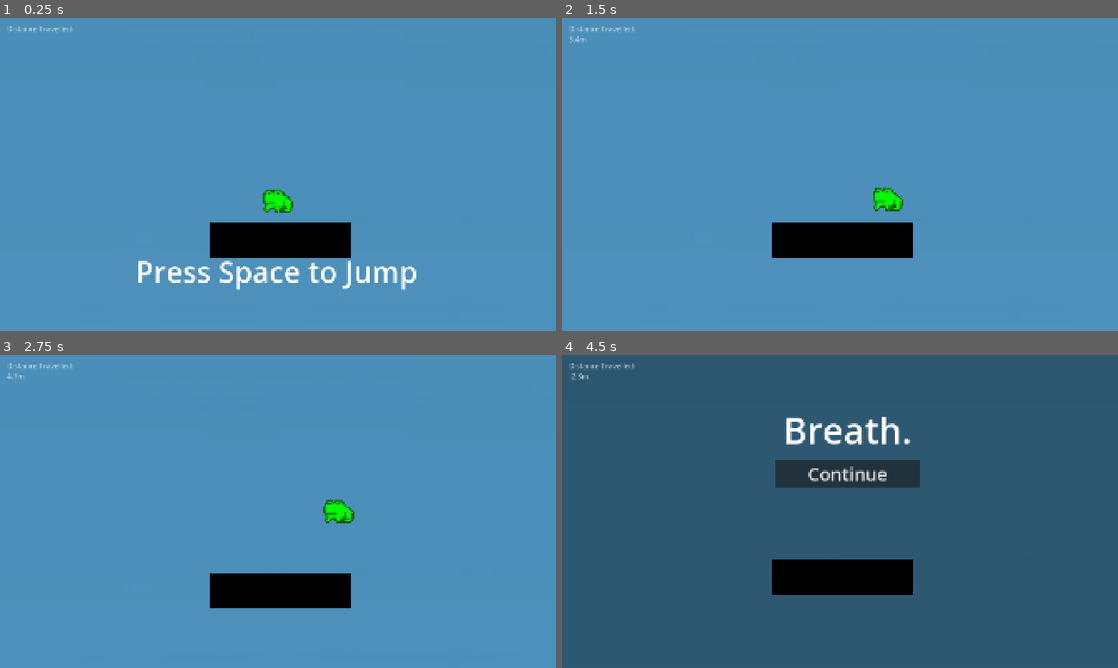
Above: before the commit, frames 1-4 (two rows, left to right).
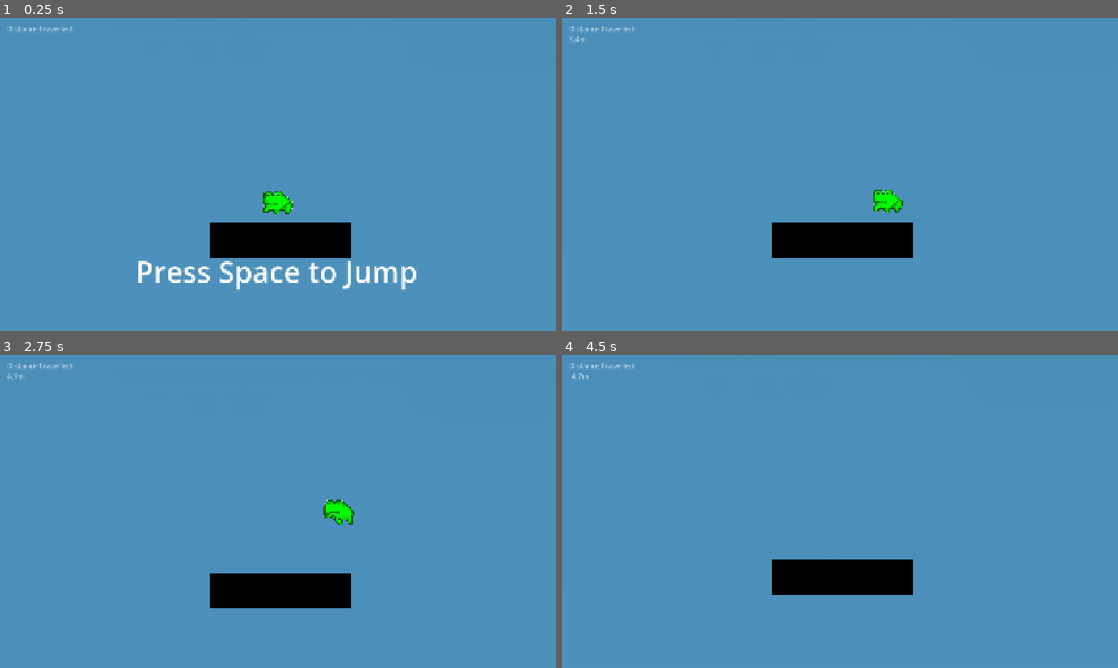
Above: after the commit, the same moments.

Repository: Darr3n2GG/FrogQuest_HAVEN2026
Game: Godot game, scene res://scenes/main.tscn
The game is run twice, just before and just after one commit, with the same random seed, the same clock (stepped at 60 frames per second) and the same inputs.
Inputs:
- Up to frame 1 (0.25 s): no input
- Up to frame 2 (1.5 s): tap Space (Jump) at 0.5, 0.77 s; hold Right (Right) 0.53-1.28 s; hold Left (Left) from 1.28 s (still down)
- Up to frame 3 (2.75 s): tap Space (Jump) at 1.52 s; release Left (Left) at 2.03 s; hold Right (Right) from 2.03 s (still down)
- Up to frame 4 (4.5 s): tap Space (Jump) at 3.02, 3.77 s; release Right (Right) at 3.53 s; hold Left (Left) 3.53-4.25 s; tap Escape (Pause) at 4.15 s; click "Continue" at 4.25 s

The runs differ from the first frame. In frame 1, 0.2% of the frame differs, in the area x 47-53%, y 54-63%; in frame 2, 0.2%; in frame 3, 0.2%; in frame 4, 97%, in the area x 0-100%, y 0-100%.
Error before the commit: Parse Error: Expected indented block after function declaration. (res://scenes/frog_animation.gd:5)

Commit message:
Added player animation
+ animation for frog
+ fixed a bug where the resume button fails

Diff:
--- a/game/player/player.gd
+++ b/game/player/player.gd
@@ -44,6 +44,7 @@
 	if height < -10:
 		Global.gameOver = true
 
+	$Frog.update_animation(hasMoved, velocity.y)
 
 
 # when frog touches trampoline
--- a/scenes/frog_animation.gd
+++ b/scenes/frog_animation.gd
@@ -2,4 +2,11 @@
 
 
 # Called when the node enters the scene tree for the first time.
-func update_animation():
+func update_animation(has_moved: bool, velocity_y: float):
+	if !has_moved:
+		play("idle")
+	else:
+		if velocity_y < 0:
+			play("jump")
+		else:
+			play("fall")
--- a/scenes/game.tscn
+++ b/scenes/game.tscn
@@ -245,9 +245,10 @@
 script = ExtResource("2_lnu2h")
 
 [node name="Frog" type="AnimatedSprite2D" parent="Player" unique_id=1354761625]
+texture_filter = 1
 sprite_frames = SubResource("SpriteFrames_codqq")
-animation = &"idle"
-frame_progress = 0.63366044
+animation = &"jump"
+frame_progress = 0.11578827
 script = ExtResource("7_0tnpc")
 
 [node name="CollisionShape2D" type="CollisionShape2D" parent="Player" unique_id=1183787741]
--- a/scenes/main.tscn
+++ b/scenes/main.tscn
@@ -12,6 +12,13 @@
 default_font = SubResource("SystemFont_tbgi4")
 default_font_size = 100
 
+[sub_resource type="SystemFont" id="SystemFont_tefeu"]
+font_names = PackedStringArray("Lato")
+
+[sub_resource type="Theme" id="Theme_o6xl0"]
+default_font = SubResource("SystemFont_tefeu")
+default_font_size = 25
+
 [sub_resource type="SystemFont" id="SystemFont_sugp2"]
 font_names = PackedStringArray("Lato")
 
@@ -31,13 +38,6 @@
 [sub_resource type="Theme" id="Theme_tbgi4"]
 default_font = SubResource("SystemFont_jyhfs")
 default_font_size = 50
-
-[sub_resource type="SystemFont" id="SystemFont_tefeu"]
-font_names = PackedStringArray("Lato")
-
-[sub_resource type="Theme" id="Theme_o6xl0"]
-default_font = SubResource("SystemFont_tefeu")
-default_font_size = 25
 
 [node name="Main" type="Node" unique_id=909286406]
 script = ExtResource("1_0wfyh")
@@ -74,150 +74,6 @@
 scroll_active = false
 metadata/_edit_use_anchors_ = true
 
-[node name="PauseMenu" type="Control" parent="UI" unique_id=1237535160]
-process_mode = 3
-visible = false
-layout_mode = 3
-anchors_preset = 0
-offset_right = 1920.0
-offset_bottom = 1080.0
-pivot_offset = Vector2(960, 540)
-script = ExtResource("4_jyhfs")
-
-[node name="Bg" type="ColorRect" parent="UI/PauseMenu" unique_id=699062136]
-layout_mode = 1
-anchors_preset = 15
-anchor_right = 1.0
-anchor_bottom = 1.0
-grow_horizontal = 2
-grow_vertical = 2
-mouse_filter = 2
-color = Color(0, 0, 0, 0.39215687)
-
-[node name="VBoxContainer" type="VBoxContainer" parent="UI/PauseMenu" unique_id=2120443651]
-layout_mode = 0
-offset_left = 711.0
-offset_top = 245.00002
-offset_right = 1211.0
-offset_bottom = 842.0
-scale = Vector2(1.25, 1.25)
-pivot_offset = Vector2(250, 286)
-theme_override_constants/separation = 10
-
-[node name="Head" type="RichTextLabel" parent="UI/PauseMenu/VBoxContainer" unique_id=850405436]
-custom_minimum_size = Vector2(0, 130)
-layout_mode = 2
-theme = SubResource("Theme_jyhfs")
-text = "Breath."
-scroll_active = false
-horizontal_alignment = 1
-
-[node name="MasterContainer" type="VBoxContainer" parent="UI/PauseMenu/VBoxContainer" unique_id=1802606195]
-visible = false
-layout_mode = 2
-
-[node name="CenterContainer" type="CenterContainer" parent="UI/PauseMenu/VBoxContainer/MasterContainer" unique_id=164006074]
-layout_mode = 2
-
-[node name="Label" type="Label" parent="UI/PauseMenu/VBoxContainer/MasterContainer/CenterContainer" unique_id=496913525]
-layout_mode = 2
-theme = SubResource("Theme_sugp2")
-text = "Master"
-
-[node name="HBoxContainer" type="HBoxContainer" parent="UI/PauseMenu/VBoxContainer/MasterContainer" unique_id=1226545173]
-layout_mode = 2
-theme_override_constants/separation = 10
-alignment = 1
-
-[node name="CenterContainer" type="CenterContainer" parent="UI/PauseMenu/VBoxContainer/MasterContainer/HBoxContainer" unique_id=397461438]
-layout_mode = 2
-
-[node name="MasterSlider" type="HSlider" parent="UI/PauseMenu/VBoxContainer/MasterContainer/HBoxContainer/CenterContainer" unique_id=1669338957]
-custom_minimum_size = Vector2(250, 0)
-layout_mode = 2
-focus_mode = 0
-value = 100.0
-
-[node name="MasterSpinBox" type="SpinBox" parent="UI/PauseMenu/VBoxContainer/MasterContainer/HBoxContainer" unique_id=1621891502]
-layout_mode = 2
-theme = SubResource("Theme_tefeu")
-value = 100.0
-
-[node name="MusicContainer" type="VBoxContainer" parent="UI/PauseMenu/VBoxContainer" unique_id=1661162419]
-visible = false
-layout_mode = 2
-
-[node name="CenterContainer" type="CenterContainer" parent="UI/PauseMenu/VBoxContainer/MusicContainer" unique_id=1719993080]
-layout_mode = 2
-
-[node name="Label" type="Label" parent="UI/PauseMenu/VBoxContainer/MusicContainer/CenterContainer" unique_id=714156172]
-layout_mode = 2
-theme = SubResource("Theme_sugp2")
-text = "Music"
-
-[node name="HBoxContainer" type="HBoxContainer" parent="UI/PauseMenu/VBoxContainer/MusicContainer" unique_id=2069173284]
-layout_mode = 2
-theme_override_constants/separation = 10
-alignment = 1
-
-[node name="CenterContainer" type="CenterContainer" parent="UI/PauseMenu/VBoxContainer/MusicContainer/HBoxContainer" unique_id=159620495]
-layout_mode = 2
-
-[node name="MusicSlider" type="HSlider" parent="UI/PauseMenu/VBoxContainer/MusicContainer/HBoxContainer/CenterContainer" unique_id=1827480211]
-custom_minimum_size = Vector2(250, 0)
-layout_mode = 2
-focus_mode = 0
-value = 100.0
-
-[node name="MusicSpinBox" type="SpinBox" parent="UI/PauseMenu/VBoxContainer/MusicContainer/HBoxContainer" unique_id=885162223]
-layout_mode = 2
-theme = SubResource("Theme_tefeu")
-value = 100.0
-
-[node name="SFXContainer" type="VBoxContainer" parent="UI/PauseMenu/VBoxContainer" unique_id=1032946754]
-visible = false
-layout_mode = 2
-
-[node name="CenterContainer" type="CenterContainer" parent="UI/PauseMenu/VBoxContainer/SFXContainer" unique_id=644937514]
-layout_mode = 2
-
-[node name="Label" type="Label" parent="UI/PauseMenu/VBoxContainer/SFXContainer/CenterContainer" unique_id=1323620988]
-layout_mode = 2
-theme = SubResource("Theme_sugp2")
-text = "SFX"
-
-[node name="HBoxContainer" type="HBoxContainer" parent="UI/PauseMenu/VBoxContainer/SFXContainer" unique_id=854959887]
-layout_mode = 2
-theme_override_constants/separation = 10
-alignment = 1
-
-[node name="CenterContainer" type="CenterContainer" parent="UI/PauseMenu/VBoxContainer/SFXContainer/HBoxContainer" unique_id=1163221544]
-layout_mode = 2
-
-[node name="SFXSlider" type="HSlider" parent="UI/PauseMenu/VBoxContainer/SFXContainer/HBoxContainer/CenterContainer" unique_id=1076041880]
-custom_minimum_size = Vector2(250, 0)
-layout_mode = 2
-focus_mode = 0
-value = 100.0
-
-[node name="SFXSpinBox" type="SpinBox" parent="UI/PauseMenu/VBoxContainer/SFXContainer/HBoxContainer" unique_id=1061040206]
-layout_mode = 2
-theme = SubResource("Theme_tefeu")
-value = 100.0
-
-[node name="MarginContainer" type="MarginContainer" parent="UI/PauseMenu/VBoxContainer" unique_id=369638225]
-layout_mode = 2
-theme_override_constants/margin_left = 70
-theme_override_constants/margin_right = 70
-
-[node name="UnpauseBtn" type="Button" parent="UI/PauseMenu/VBoxContainer/MarginContainer" unique_id=1931219263]
-custom_minimum_size = Vector2(400, 50)
-layout_mode = 2
-offset_transform_enabled = true
-offset_transform_position = Vector2(0, 10)
-theme = SubResource("Theme_tbgi4")
-text = "Continue"
-
 [node name="GUI" type="Control" parent="UI" unique_id=278558668]
 layout_mode = 3
 anchors_preset = 0
@@ -236,6 +92,150 @@
 text = "Distance Travelled:"
 fit_content = true
 
+[node name="PauseMenu" type="Control" parent="UI" unique_id=1237535160]
+process_mode = 3
+visible = false
+layout_mode = 3
+anchors_preset = 0
+offset_right = 1920.0
+offset_bottom = 1080.0
+pivot_offset = Vector2(960, 540)
+script = ExtResource("4_jyhfs")
+
+[node name="Bg" type="ColorRect" parent="UI/PauseMenu" unique_id=699062136]
+layout_mode = 1
+anchors_preset = 15
+anchor_right = 1.0
+anchor_bottom = 1.0
+grow_horizontal = 2
+grow_vertical = 2
+mouse_filter = 2
+color = Color(0, 0, 0, 0.39215687)
+
+[node name="VBoxContainer" type="VBoxContainer" parent="UI/PauseMenu" unique_id=2120443651]
+layout_mode = 0
+offset_left = 711.0
+offset_top = 245.00002
+offset_right = 1211.0
+offset_bottom = 842.0
+scale = Vector2(1.25, 1.25)
+pivot_offset = Vector2(250, 286)
+theme_override_constants/separation = 10
+
+[node name="Head" type="RichTextLabel" parent="UI/PauseMenu/VBoxContainer" unique_id=850405436]
+custom_minimum_size = Vector2(0, 130)
+layout_mode = 2
+theme = SubResource("Theme_jyhfs")
+text = "Breath."
+scroll_active = false
+horizontal_alignment = 1
+
+[node name="MasterContainer" type="VBoxContainer" parent="UI/PauseMenu/VBoxContainer" unique_id=1802606195]
+visible = false
+layout_mode = 2
+
+[node name="CenterContainer" type="CenterContainer" parent="UI/PauseMenu/VBoxContainer/MasterContainer" unique_id=164006074]
+layout_mode = 2
+
+[node name="Label" type="Label" parent="UI/PauseMenu/VBoxContainer/MasterContainer/CenterContainer" unique_id=496913525]
+layout_mode = 2
+theme = SubResource("Theme_sugp2")
+text = "Master"
+
+[node name="HBoxContainer" type="HBoxContainer" parent="UI/PauseMenu/VBoxContainer/MasterContainer" unique_id=1226545173]
+layout_mode = 2
+theme_override_constants/separation = 10
+alignment = 1
+
+[node name="CenterContainer" type="CenterContainer" parent="UI/PauseMenu/VBoxContainer/MasterContainer/HBoxContainer" unique_id=397461438]
+layout_mode = 2
+
+[node name="MasterSlider" type="HSlider" parent="UI/PauseMenu/VBoxContainer/MasterContainer/HBoxContainer/CenterContainer" unique_id=1669338957]
+custom_minimum_size = Vector2(250, 0)
+layout_mode = 2
+focus_mode = 0
+value = 100.0
+
+[node name="MasterSpinBox" type="SpinBox" parent="UI/PauseMenu/VBoxContainer/MasterContainer/HBoxContainer" unique_id=1621891502]
+layout_mode = 2
+theme = SubResource("Theme_tefeu")
+value = 100.0
+
+[node name="MusicContainer" type="VBoxContainer" parent="UI/PauseMenu/VBoxContainer" unique_id=1661162419]
+visible = false
+layout_mode = 2
+
+[node name="CenterContainer" type="CenterContainer" parent="UI/PauseMenu/VBoxContainer/MusicContainer" unique_id=1719993080]
+layout_mode = 2
+
+[node name="Label" type="Label" parent="UI/PauseMenu/VBoxContainer/MusicContainer/CenterContainer" unique_id=714156172]
+layout_mode = 2
+theme = SubResource("Theme_sugp2")
+text = "Music"
+
+[node name="HBoxContainer" type="HBoxContainer" parent="UI/PauseMenu/VBoxContainer/MusicContainer" unique_id=2069173284]
+layout_mode = 2
+theme_override_constants/separation = 10
+alignment = 1
+
+[node name="CenterContainer" type="CenterContainer" parent="UI/PauseMenu/VBoxContainer/MusicContainer/HBoxContainer" unique_id=159620495]
+layout_mode = 2
+
+[node name="MusicSlider" type="HSlider" parent="UI/PauseMenu/VBoxContainer/MusicContainer/HBoxContainer/CenterContainer" unique_id=1827480211]
+custom_minimum_size = Vector2(250, 0)
+layout_mode = 2
+focus_mode = 0
+value = 100.0
+
+[node name="MusicSpinBox" type="SpinBox" parent="UI/PauseMenu/VBoxContainer/MusicContainer/HBoxContainer" unique_id=885162223]
+layout_mode = 2
+theme = SubResource("Theme_tefeu")
+value = 100.0
+
+[node name="SFXContainer" type="VBoxContainer" parent="UI/PauseMenu/VBoxContainer" unique_id=1032946754]
+visible = false
+layout_mode = 2
+
+[node name="CenterContainer" type="CenterContainer" parent="UI/PauseMenu/VBoxContainer/SFXContainer" unique_id=644937514]
+layout_mode = 2
+
+[node name="Label" type="Label" parent="UI/PauseMenu/VBoxContainer/SFXContainer/CenterContainer" unique_id=1323620988]
+layout_mode = 2
+theme = SubResource("Theme_sugp2")
+text = "SFX"
+
+[node name="HBoxContainer" type="HBoxContainer" parent="UI/PauseMenu/VBoxContainer/SFXContainer" unique_id=854959887]
+layout_mode = 2
+theme_override_constants/separation = 10
+alignment = 1
+
+[node name="CenterContainer" type="CenterContainer" parent="UI/PauseMenu/VBoxContainer/SFXContainer/HBoxContainer" unique_id=1163221544]
+layout_mode = 2
+
+[node name="SFXSlider" type="HSlider" parent="UI/PauseMenu/VBoxContainer/SFXContainer/HBoxContainer/CenterContainer" unique_id=1076041880]
+custom_minimum_size = Vector2(250, 0)
+layout_mode = 2
+focus_mode = 0
+value = 100.0
+
+[node name="SFXSpinBox" type="SpinBox" parent="UI/PauseMenu/VBoxContainer/SFXContainer/HBoxContainer" unique_id=1061040206]
+layout_mode = 2
+theme = SubResource("Theme_tefeu")
+value = 100.0
+
+[node name="MarginContainer" type="MarginContainer" parent="UI/PauseMenu/VBoxContainer" unique_id=369638225]
+layout_mode = 2
+theme_override_constants/margin_left = 70
+theme_override_constants/margin_right = 70
+
+[node name="UnpauseBtn" type="Button" parent="UI/PauseMenu/VBoxContainer/MarginContainer" unique_id=1931219263]
+custom_minimum_size = Vector2(400, 50)
+layout_mode = 2
+offset_transform_enabled = true
+offset_transform_position = Vector2(0, 10)
+theme = SubResource("Theme_tbgi4")
+text = "Continue"
+
 [node name="DyingScreen" type="Control" parent="UI" unique_id=705113004]
 visible = false
 layout_mode = 3
@@ -382,4 +382,3 @@
 
 [connection signal="unpause" from="UI/PauseMenu" to="." method="_on_pause_menu_unpause"]
 [connection signal="pressed" from="UI/PauseMenu/VBoxContainer/MarginContainer/UnpauseBtn" to="UI/PauseMenu" method="_on_button_pressed"]
-[connection signal="pressed" from="UI/DyingScreen/VBoxContainer/MarginContainer/UnpauseBtn" to="UI/PauseMenu" method="_on_button_pressed"]
